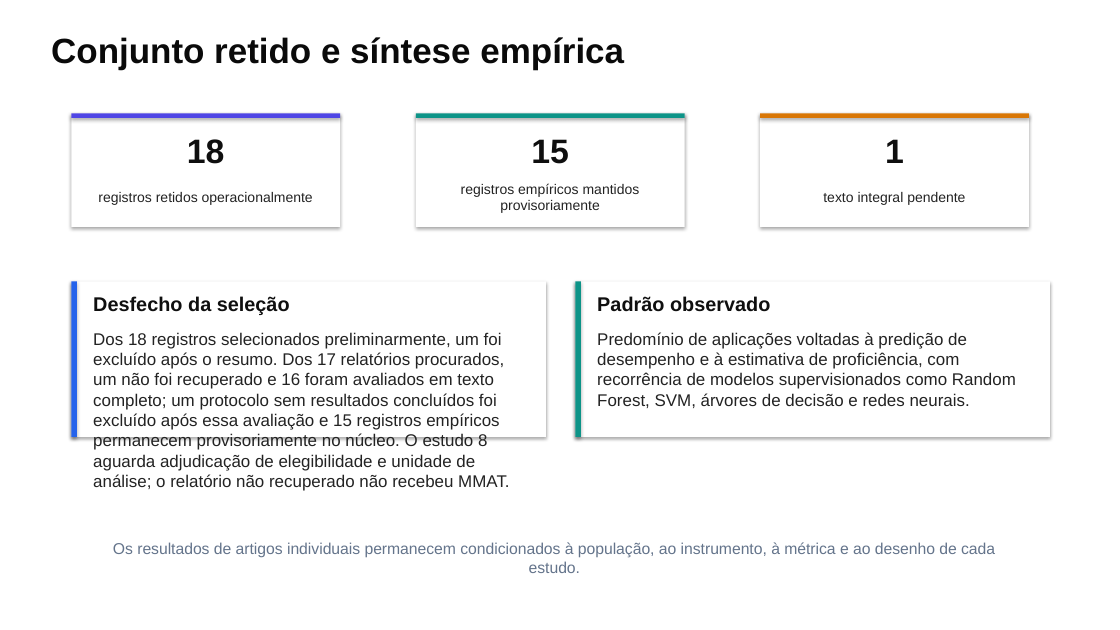
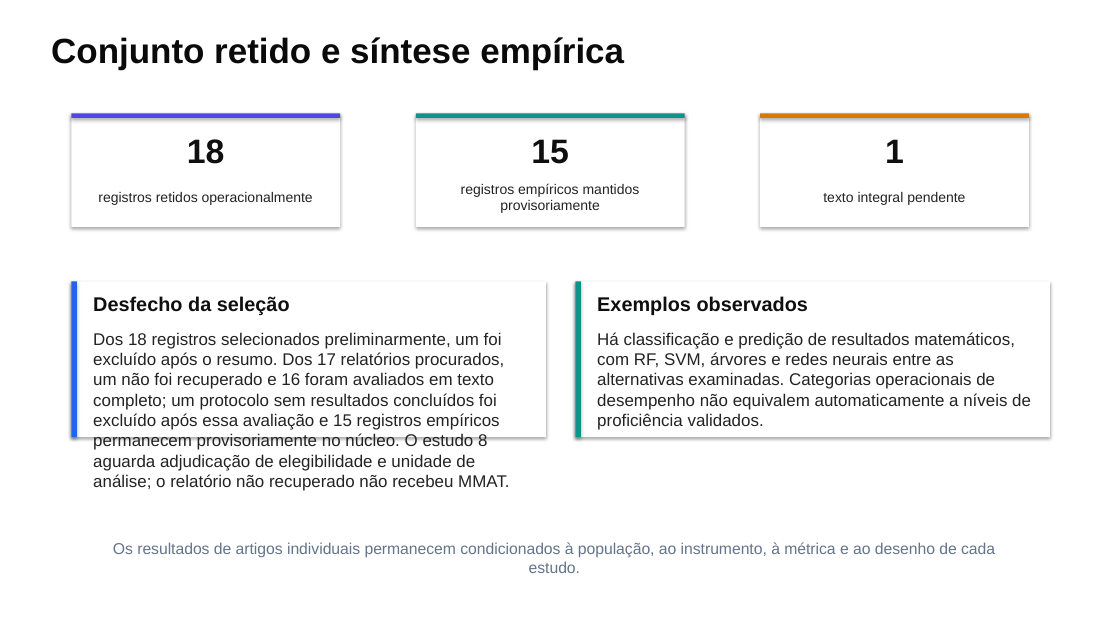
Before and after one commit to thalesfb/ccw, a slide deck: slide 12 of results/tcc/presentation/ensino_personalizado_de_matematica_tcc.pptx. Drawn at 1120x630 pixels with LibreOffice and Linux fonts; fonts in the diff are those of the drawing. Boxes give left, top, right and bottom in pixels: in the first picture for what was removed or moved away, otherwise in the second. Text is boxed around its words. In the diff, an @@ line names an element or a change of style, - is before the commit and + after.

```diff
--- a/results/tcc/presentation/ensino_personalizado_de_matematica_tcc.pptx
+++ b/results/tcc/presentation/ensino_personalizado_de_matematica_tcc.pptx
@@ text at <box>597,296,808,315</box>: text changed @@
-Padrão observado
+Exemplos observados
@@ text at <box>597,332,1031,430</box>: text changed @@
-Predomínio de aplicações voltadas à predição de desempenho e à estimativa de proficiência, com recorrência de modelos supervisionados como Random Forest, SVM, árvores de decisão e redes neurais.
+Há classificação e predição de resultados matemáticos, com RF, SVM, árvores e redes neurais entre as alternativas examinadas. Categorias operacionais de desempenho não equivalem automaticamente a níveis de proficiência validados.
```
Also in this commit, not shown: 1 other slide changed, 9 other files.
